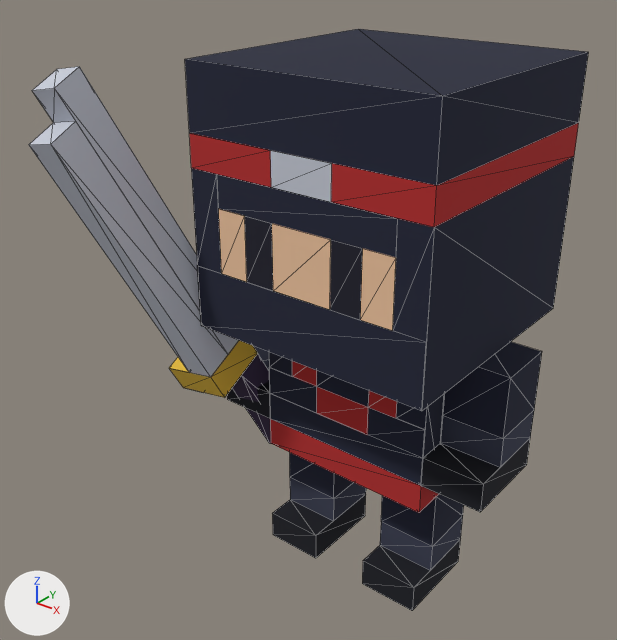
Two versions of the glTF model static/model/player/m1-voxel.glb, one commit apart.
Camera for both pictures: a 50 mm lens placed at (3.37, -5.13, 5.18), pointed at (-0.43, -0.38, 2.24). Lighting does not change. The marker at lower left points along +X, +Y and +Z. The picture after the commit comes second. Mesh edges are drawn as thin lines. Where no turn or scale is listed for an object, it has been applied to the vertices. Vertices at exactly the same position are counted once.

Script lines for the objects in view, before the commit:
```python
me_head = bpy.data.meshes.new('head')
me_head.from_pydata(...)  # 57 vertices, 84 faces; spans x -1.0..1.0, y -1.0..1.5, z 0.0..2.0
me_head.materials.append(mat_voxel)
me_leg_l = bpy.data.meshes.new('leg_L')
me_leg_l.from_pydata(...)  # 18 vertices, 30 faces; spans x -0.25..0.25, y -0.5..0.25, z -1.0..0.0
me_leg_l.materials.append(mat_voxel)
me_weapon = bpy.data.meshes.new('weapon')
me_weapon.from_pydata(...)  # 28 vertices, 42 faces; spans x -0.62..0.23, y -1.55..0.38, z -0.63..2.86
me_weapon.materials.append(mat_voxel)
ob_head = bpy.data.objects.new('head', me_head)
ob_head.location = (0.0, 0.0, 2.25)
ob_leg_l = bpy.data.objects.new('leg_L', me_leg_l)
ob_leg_l.location = (0.5, 0.0, 1.0)
ob_weapon = bpy.data.objects.new('weapon', me_weapon)
ob_weapon.location = (-1.0, -0.375, 1.375)
# also in view: 'arm_R' at (-1.0, -0.12, 1.75); 'torso' at (0.0, 0.0, 1.75); 'leg_R' at (-0.5, -0.12, 0.5); 'hips' at (0.0, 0.0, 1.12); 'arm_L' at (1.0, -0.12, 1.75)
```
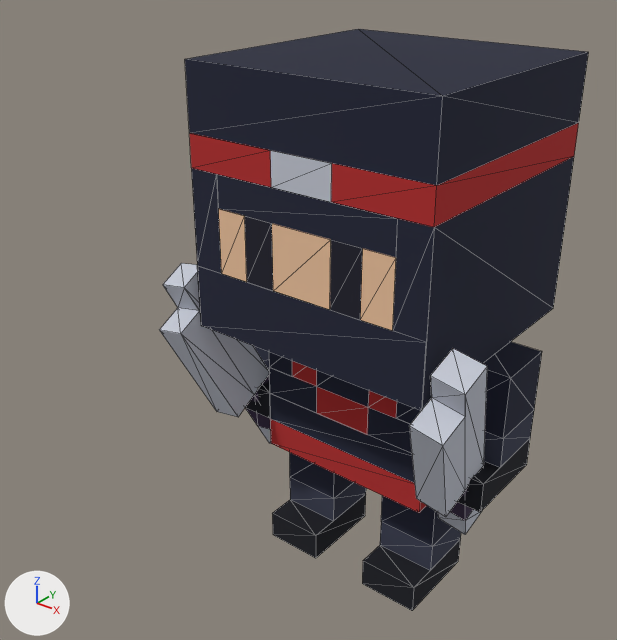
Commit message: fix weapons

The change in detail:
me_weapon is used by ob_weapon; location (-1.0, -0.375, 1.375).
me_weapon had 28 vertices, 42 faces and spanned x -0.62..0.23, y -1.55..0.38, z -0.63..2.86.
me_weapon now has 22 vertices, 38 faces and spans x -0.35..0.23, y -0.82..0.38, z -0.63..1.3.
Part 1, on me_weapon:
24 vertices are removed from x -0.62..0.09, y -1.55..-0.05, z 0.11..2.86.
40 faces are deleted.
18 vertices are added at x -0.35..0.19, y -0.82..0.27, z -0.41..1.3.
36 new faces join them.
Mesh me_weapon_l is new.
It has 22 vertices, 38 faces and spans x -0.23..0.35, y -0.82..0.38, z -0.63..1.3.
It uses material mat_voxel.
Object 'weapon_L' (ob_weapon_l) is new; it shows me_weapon_l.
Its location is (1.0, -0.375, 1.375).

Boxes (x1, y1, x2, y2) around the edits, measured in the pictures (617 x 640 px):
'weapon', reshaped: before (29, 66, 271, 444); after (159, 263, 271, 444)
'weapon_L', added: after (409, 349, 487, 535)
